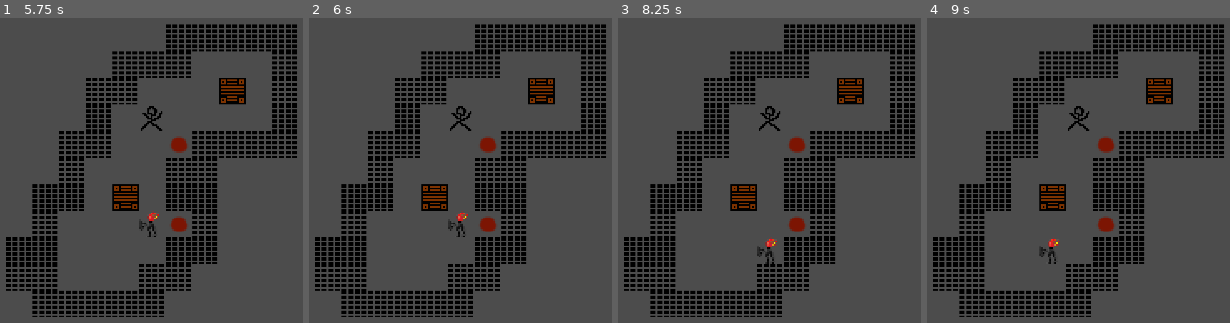
Above: before the commit, frames 1-4 (left to right).
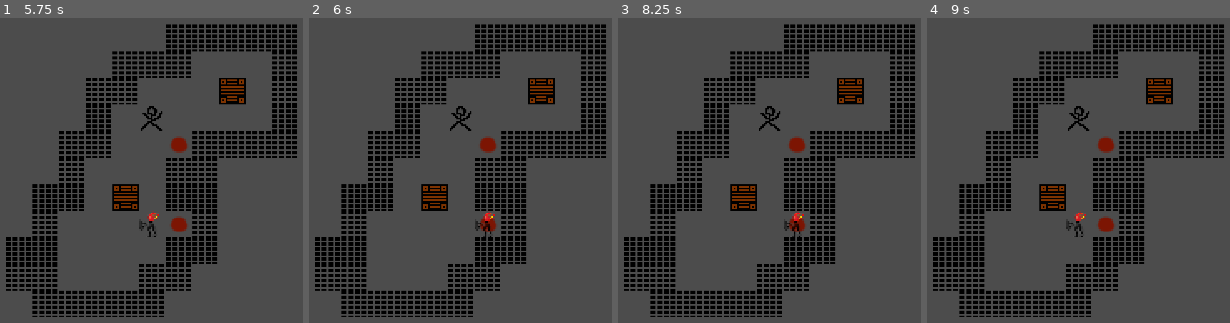
Above: after the commit, the same moments.

Repository: PPP-Club/BoxSchieben
Game: Godot game, scene res://scenen/Level.tscn
Two runs of this game, one before a commit and one after it. Both use one fixed random seed, a clock stepped at 60 frames per second and the inputs below.
Inputs:
- Up to frame 1 (5.75 s): tap Enter at 0.5, 2, 3.5 s; hold W 0.53-2.03 s; tap Space at 1.25, 2.75, 4.25 s; hold A 2.03-3.53 s; hold S 3.53-4.28 s; hold D 4.28-5.03 s; hold W from 5.03 s (still down)
- Up to frame 2 (6 s): release W at 5.78 s; hold D from 5.78 s (still down)
- Up to frame 3 (8.25 s): release D at 8.03 s; hold S from 8.03 s (still down)
- Up to frame 4 (9 s): release S at 8.78 s; hold A from 8.78 s (still down)

Frame 1 is identical in both runs. In frame 2, 0.4% of the frame differs, in the area x 45-62%, y 63-72%; in frame 3, 0.4%, in the area x 45-62%, y 63-81%; in frame 4, 0.4%.

Commit message:
splitted tilemap into two that player can run over finishes

Diff:
--- a/scenen/Level.tscn
+++ b/scenen/Level.tscn
@@ -6,12 +6,19 @@
 [node name="Node2D" type="Node2D"]
 script = ExtResource( 2 )
 
-[node name="TileMap" type="TileMap" parent="."]
+[node name="essentialTileMap" type="TileMap" parent="."]
 scale = Vector2( 4, 4 )
 tile_set = ExtResource( 1 )
 cell_size = Vector2( 16, 16 )
 format = 1
-tile_data = PoolIntArray( 65545, 3, 0, 65546, 3, 0, 65547, 3, 0, 65548, 3, 0, 65549, 3, 0, 131079, 3, 0, 131080, 3, 0, 131081, 3, 0, 131085, 3, 0, 196614, 3, 0, 196615, 3, 0, 196619, 1, 0, 196621, 3, 0, 262150, 3, 0, 262152, 0, 0, 262157, 3, 0, 327685, 3, 0, 327686, 3, 0, 327689, 2, 0, 327690, 3, 0, 327691, 3, 0, 327692, 3, 0, 327693, 3, 0, 393221, 3, 0, 393225, 3, 0, 393226, 3, 0, 458756, 3, 0, 458757, 3, 0, 458759, 1, 0, 458761, 3, 0, 458762, 3, 0, 524292, 3, 0, 524297, 2, 0, 524298, 3, 0, 589827, 3, 0, 589828, 3, 0, 589830, 5, 0, 589833, 3, 0, 589834, 3, 0, 655363, 3, 0, 655364, 3, 0, 655368, 3, 0, 655369, 3, 0, 720900, 3, 0, 720901, 3, 0, 720902, 3, 0, 720903, 3, 0, 720904, 3, 0 )
+tile_data = PoolIntArray( 196619, 1, 0, 327689, 2, 0, 458759, 1, 0, 524297, 2, 0 )
+
+[node name="mainTileMap" type="TileMap" parent="."]
+scale = Vector2( 4, 4 )
+tile_set = ExtResource( 1 )
+cell_size = Vector2( 16, 16 )
+format = 1
+tile_data = PoolIntArray( 65545, 3, 0, 65546, 3, 0, 65547, 3, 0, 65548, 3, 0, 65549, 3, 0, 131079, 3, 0, 131080, 3, 0, 131081, 3, 0, 131085, 3, 0, 196614, 3, 0, 196615, 3, 0, 196621, 3, 0, 262150, 3, 0, 262152, 0, 0, 262157, 3, 0, 327685, 3, 0, 327686, 3, 0, 327690, 3, 0, 327691, 3, 0, 327692, 3, 0, 327693, 3, 0, 393221, 3, 0, 393225, 3, 0, 393226, 3, 0, 458756, 3, 0, 458757, 3, 0, 458761, 3, 0, 458762, 3, 0, 524292, 3, 0, 524298, 3, 0, 589827, 3, 0, 589828, 3, 0, 589830, 5, 0, 589833, 3, 0, 589834, 3, 0, 655363, 3, 0, 655364, 3, 0, 655368, 3, 0, 655369, 3, 0, 720900, 3, 0, 720901, 3, 0, 720902, 3, 0, 720903, 3, 0, 720904, 3, 0 )
 
 [node name="Label" type="Label" parent="."]
 margin_left = 862.0
--- a/scripts/Player.gd
+++ b/scripts/Player.gd
@@ -1,6 +1,7 @@
 extends Node2D
 
-var tilemap: TileMap
+var playerTilemap: TileMap
+var essTilemap: TileMap
 var output: Label
 const waterChar = 0
 const fireChar = 5
@@ -9,25 +10,23 @@
 const boxChar = 1
 const finishChar = 2
 
-# Called when the node enters the scene tree for the first time.
 func _ready():
-	tilemap = $TileMap
+	playerTilemap = $mainTileMap
+	essTilemap = $essentialTileMap
 	output = $Label
 
-# Called every frame. 'delta' is the elapsed time since the previous frame.
-# warning-ignore:unused_argument
 func _process(delta):
-	var finishPoints = tilemap.get_used_cells_by_id(finishChar);
+	var finishPoints = essTilemap.get_used_cells_by_id(finishChar);
 	if(!finishPoints):
 		output.text = "You Won!";
 
 # warning-ignore:unused_argument
 func _input(event):
-	var oldPlayerPosFire = tilemap.get_used_cells_by_id(fireChar)[0];
-	var oldPlayerPosWater = tilemap.get_used_cells_by_id(waterChar)[0];
+	var oldPlayerPosFire = playerTilemap.get_used_cells_by_id(fireChar)[0];
+	var oldPlayerPosWater = playerTilemap.get_used_cells_by_id(waterChar)[0];
 	var newPlayerPos = [];
 
-
+	# CALCULATION PROCESS OF NEW PLAYERPOS #
 	if Input.is_key_pressed(KEY_W):
 		newPlayerPos = [oldPlayerPosFire[0], oldPlayerPosFire[1] - 1, fireChar]
 	elif Input.is_key_pressed(KEY_S):
@@ -46,17 +45,19 @@
 	elif Input.is_key_pressed(KEY_RIGHT):
 		newPlayerPos = [oldPlayerPosWater[0] + 1, oldPlayerPosWater[1], waterChar]
 
-	if newPlayerPos.size() != 0 && tilemap.get_cell(newPlayerPos[0], newPlayerPos[1]) == airChar:
-		tilemap.set_cell(newPlayerPos[0], newPlayerPos[1], newPlayerPos[2])
+	# MOVE PLAYER #
+	if newPlayerPos.size() != 0 && (playerTilemap.get_cell(newPlayerPos[0], newPlayerPos[1]) == airChar && essTilemap.get_cell(newPlayerPos[0], newPlayerPos[1]) == airChar || essTilemap.get_cell(newPlayerPos[0], newPlayerPos[1]) == finishChar):
+		playerTilemap.set_cell(newPlayerPos[0], newPlayerPos[1], newPlayerPos[2])
 
 		if newPlayerPos[2] == fireChar:
-			tilemap.set_cell(oldPlayerPosFire[0], oldPlayerPosFire[1], airChar)
+			playerTilemap.set_cell(oldPlayerPosFire[0], oldPlayerPosFire[1], airChar)
 		elif newPlayerPos[2] == waterChar:
-			tilemap.set_cell(oldPlayerPosWater[0], oldPlayerPosWater[1], airChar)
+			playerTilemap.set_cell(oldPlayerPosWater[0], oldPlayerPosWater[1], airChar)
 		else:
 			print("ERROR: Couldn't remove old Player")
 
-	elif newPlayerPos.size() != 0 && tilemap.get_cell(newPlayerPos[0], newPlayerPos[1]) == boxChar:
+	# NEW POS IS BOX => MOVE BOX AND PLAYER #
+	elif newPlayerPos.size() != 0 && essTilemap.get_cell(newPlayerPos[0], newPlayerPos[1]) == boxChar:
 		var oldBoxPos = newPlayerPos;
 		var newBoxPos;
 
@@ -65,16 +66,16 @@
 		elif newPlayerPos[2] == waterChar:
 			newBoxPos = [oldBoxPos[0] + (newPlayerPos[0] - oldPlayerPosWater[0]), oldBoxPos[1] + (newPlayerPos[1] - oldPlayerPosWater[1])]
 
-		if tilemap.get_cell(newBoxPos[0], newBoxPos[1]) == airChar || tilemap.get_cell(newBoxPos[0], newBoxPos[1]) == finishChar:
-			tilemap.set_cell(newBoxPos[0], newBoxPos[1], boxChar);
-			tilemap.set_cell(oldBoxPos[0], oldBoxPos[1], airChar);
+		if essTilemap.get_cell(newBoxPos[0], newBoxPos[1]) == airChar && playerTilemap.get_cell(newBoxPos[0], newBoxPos[1]) == airChar || essTilemap.get_cell(newBoxPos[0], newBoxPos[1]) == finishChar:
+			essTilemap.set_cell(newBoxPos[0], newBoxPos[1], boxChar);
+			essTilemap.set_cell(oldBoxPos[0], oldBoxPos[1], airChar);
 
-			if newPlayerPos.size() != 0 && tilemap.get_cell(newPlayerPos[0], newPlayerPos[1]) == airChar:
-				tilemap.set_cell(newPlayerPos[0], newPlayerPos[1], newPlayerPos[2])
+			if newPlayerPos.size() != 0 && playerTilemap.get_cell(newPlayerPos[0], newPlayerPos[1]) == airChar:
+				playerTilemap.set_cell(newPlayerPos[0], newPlayerPos[1], newPlayerPos[2])
 
 			if newPlayerPos[2] == fireChar:
-				tilemap.set_cell(oldPlayerPosFire[0], oldPlayerPosFire[1], airChar)
+				playerTilemap.set_cell(oldPlayerPosFire[0], oldPlayerPosFire[1], airChar)
 			elif newPlayerPos[2] == waterChar:
-				tilemap.set_cell(oldPlayerPosWater[0], oldPlayerPosWater[1], airChar)
+				playerTilemap.set_cell(oldPlayerPosWater[0], oldPlayerPosWater[1], airChar)
 			else:
 				print("ERROR: Couldn't remove old Player")
Not shown, added: pictures/pumput-nord.png.import
Not shown, added: pictures/pumput-ost.png.import
Not shown, added: pictures/pumput-sued.png.import
Not shown, added: pictures/pumput-west.png.import
